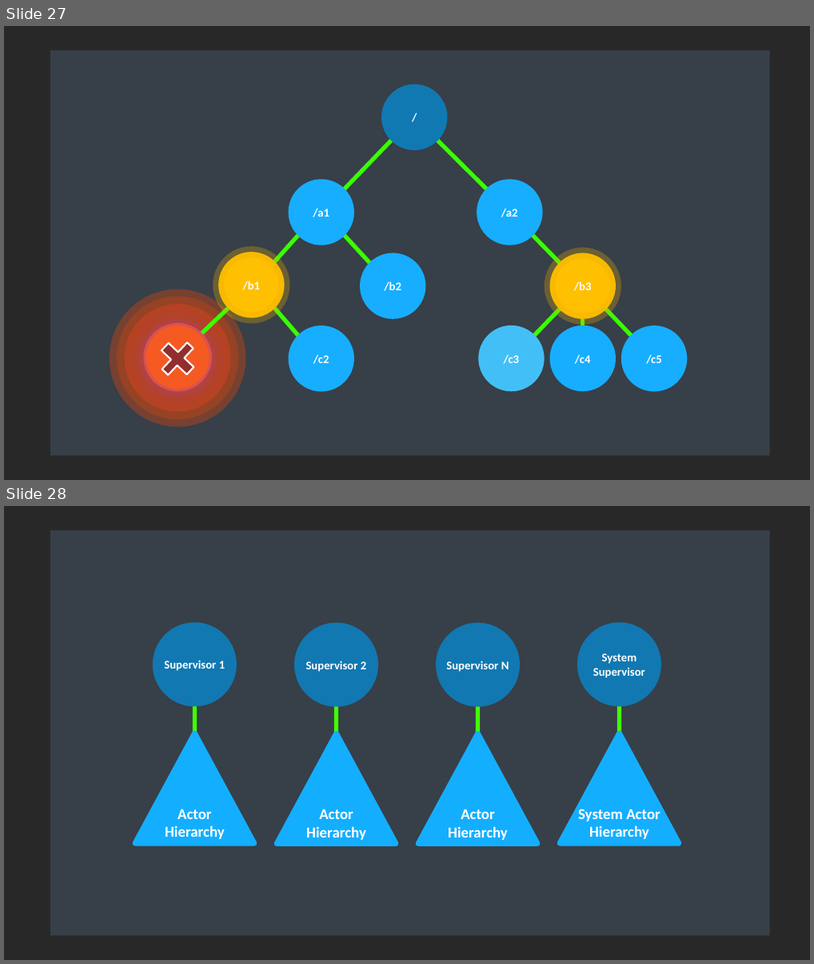
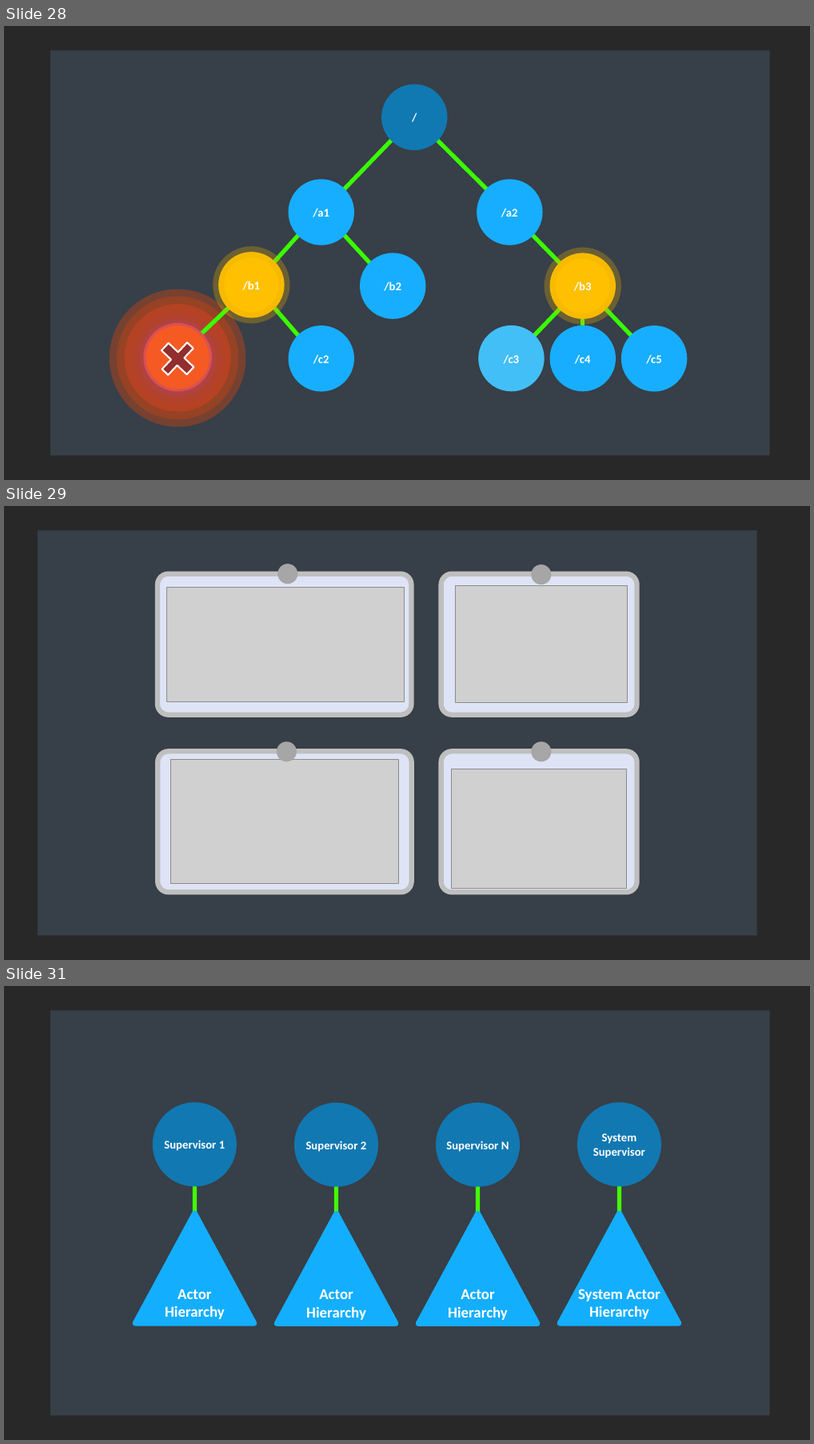
Before and after one commit to asynkron/website, a slide deck: media/logo.pptx. Shown one above the other, each under a label of ours: slides 27 and 28 before the commit, slides 28, 29 and 31 after it; the slides between them are not shown. The pictures are 814x964 and 814x1444 pixels, drawn with LibreOffice and Linux fonts; fonts in the diff are those of the drawing; grey boxes stand for pictures. Boxes give left, top, right and bottom in pixels: in the first picture for what was removed or moved away, otherwise in the second. Text is boxed around its words. In the diff, an @@ line names an element or a change of style, - is before the commit and + after.

```diff
--- a/media/logo.pptx
+++ b/media/logo.pptx
@@ slide 29 added at (x1=4, y1=506, x2=810, y2=960), background #282828 @@
@@ rectangle added at (x1=38, y1=530, x2=758, y2=935), fill #373F48 @@
@@ rounded rectangle added at (x1=158, y1=574, x2=412, y2=715), fill #DEE4F6, outline #BFBFBF 6 pt @@
@@ ellipse added at (x1=278, y1=564, x2=298, y2=584), fill #A6A6A6 @@
@@ rounded rectangle added at (x1=442, y1=574, x2=638, y2=715), fill #DEE4F6, outline #BFBFBF 6 pt @@
@@ ellipse added at (x1=531, y1=564, x2=551, y2=584), fill #A6A6A6 @@
@@ picture added at (x1=167, y1=587, x2=405, y2=701) @@
@@ picture added at (x1=455, y1=586, x2=628, y2=703) @@
@@ ellipse added at (x1=277, y1=741, x2=297, y2=761), fill #A6A6A6 @@
@@ ellipse added at (x1=531, y1=741, x2=551, y2=761), fill #A6A6A6 @@
@@ rounded rectangle added at (x1=158, y1=751, x2=412, y2=892), fill #DEE4F6, outline #BFBFBF 6 pt @@
@@ picture added at (x1=171, y1=760, x2=398, y2=883) @@
@@ rounded rectangle added at (x1=442, y1=751, x2=638, y2=892), fill #DEE4F6, outline #BFBFBF 6 pt @@
@@ picture added at (x1=452, y1=769, x2=627, y2=888) @@
@@ what was slide 27 is now slide 28 @@
@@ what was slide 28 is now slide 31 @@
```
Also in this commit, not shown: 2 other slides added, 5 other files.
